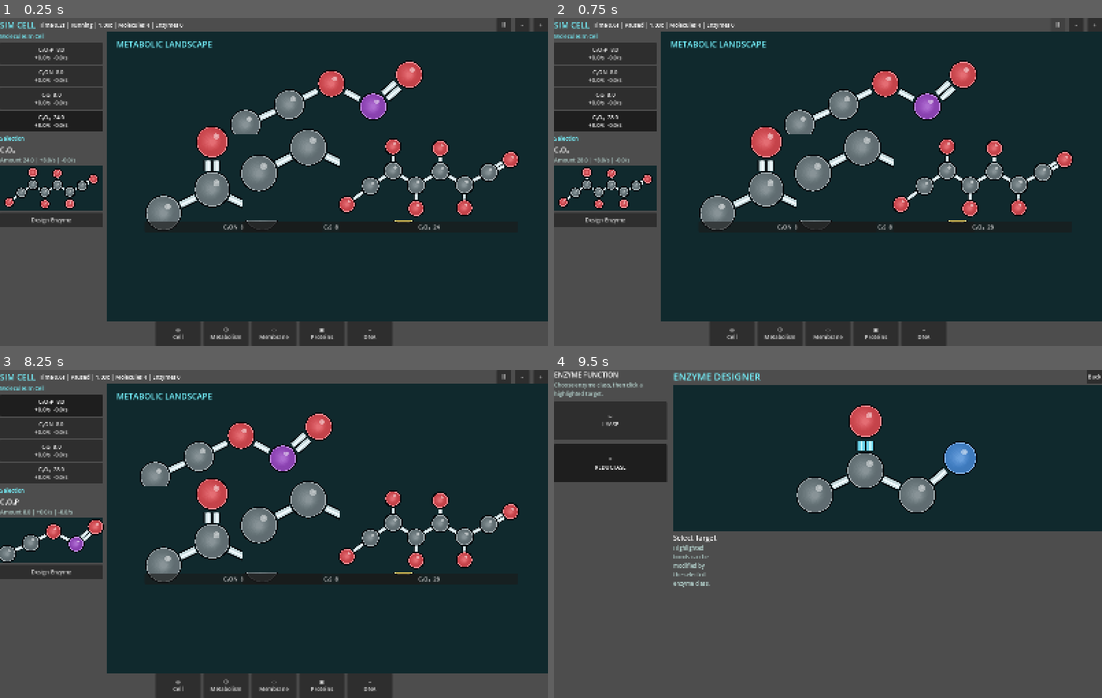
Above: before the commit, frames 1-4 (two rows, left to right).
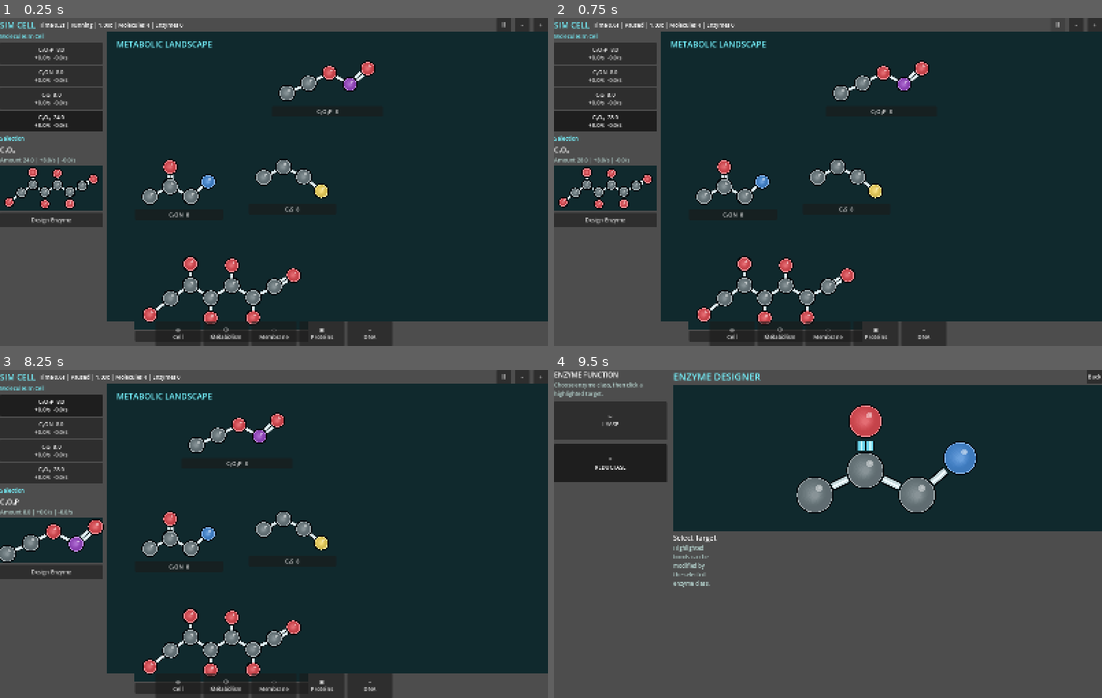
Above: after the commit, the same moments.

Repository: EliasEnglund/SimCell
Game: Godot game, scene res://scenes/main.tscn
Two runs of this game, one before a commit and one after it. Both use one fixed random seed, a clock stepped at 60 frames per second and the inputs below.
Inputs:
- Up to frame 1 (0.25 s): no input
- Up to frame 2 (0.75 s): click "Ⅱ" at 0.5 s
- Up to frame 3 (8.25 s): click "-" at 1.25 s; click "+" at 2 s; click "C₂O₂P 8.0 +0.0/s -0.0/s" at 2.75 s; click "✂ LYASE" at 3.5 s; click "= REDUCTASE" at 4.25 s; click "✂ LYASE" at 5 s; click "= REDUCTASE" at 5.75 s; click "✂ LYASE" at 6.5 s; click "= REDUCTASE" at 7.25 s; click "Back" at 8 s
- Up to frame 4 (9.5 s): click "C₃ON 8.0 +0.0/s -0.0/s" at 8.75 s

The runs differ from the first frame. In frame 1, 11% of the frame differs, in the area x 24-95%, y 12-99%; in frame 2, 11%; in frame 3, 11%; in frame 4, nothing differs.

Commit message:
Use fixed molecule scale in metabolism map

Diff:
--- a/scripts/ui/main.gd
+++ b/scripts/ui/main.gd
@@ -213,25 +213,59 @@
 	var ids := sim.present_molecule_ids()
 	var positions := {}
 	var map_width: float = maxf(760.0, map_layer.size.x)
+	var layout := _metabolism_layout(ids, map_width)
 	for i in ids.size():
 		var id := ids[i]
-		var x: float = map_width * 0.5 - 260.0
-		var y: float = 72.0
-		if i > 0:
-			var branch: int = i - 1
-			x = 110.0 + float(branch % 3) * 285.0
-			y = 300.0 + float(branch / 3) * 220.0
-		positions[id] = Vector2(x, y)
-		map_layer.add_child(_map_molecule_node(id, positions[id]))
+		var item: Dictionary = layout[id]
+		positions[id] = item["position"]
+		map_layer.add_child(_map_molecule_node(id, item["position"], item["size"]))
 	for reaction in sim.reactions:
 		map_layer.add_child(_reaction_node(reaction, positions))
 
-func _map_molecule_node(id: String, pos: Vector2) -> Control:
+func _metabolism_layout(ids: Array[String], map_width: float) -> Dictionary:
+	var result := {}
+	var fixed_zoom := 0.72
+	var gap := Vector2(74.0, 82.0)
+	var top_y := 72.0
+	var row_y := 360.0
+	var row_x := 82.0
+	var row_height := 0.0
+	for i in ids.size():
+		var id := ids[i]
+		var size := _molecule_canvas_size(sim.molecule_types[id], fixed_zoom)
+		var pos := Vector2(map_width * 0.5 - size.x * 0.5, top_y)
+		if i > 0:
+			if row_x + size.x > map_width - 60.0:
+				row_x = 82.0
+				row_y += row_height + gap.y
+				row_height = 0.0
+			pos = Vector2(row_x, row_y)
+			row_x += size.x + gap.x
+			row_height = maxf(row_height, size.y)
+		result[id] = {"position": pos, "size": size}
+	return result
+
+func _molecule_canvas_size(molecule: Dictionary, zoom: float) -> Vector2:
+	var atoms: Array = molecule.get("atoms", [])
+	if atoms.is_empty():
+		return Vector2(180, 140)
+	var min_pos := Vector2(INF, INF)
+	var max_pos := Vector2(-INF, -INF)
+	for atom in atoms:
+		var pos: Vector2 = atom.get("pos", Vector2.ZERO)
+		min_pos = min_pos.min(pos)
+		max_pos = max_pos.max(pos)
+	var graph_size := (max_pos - min_pos).max(Vector2(80.0, 80.0))
+	return graph_size * zoom + Vector2(88.0, 116.0)
+
+func _map_molecule_node(id: String, pos: Vector2, node_size: Vector2) -> Control:
 	var box := VBoxContainer.new()
 	box.position = pos
-	box.custom_minimum_size = Vector2(520, 300)
+	box.custom_minimum_size = node_size
 	var canvas = MoleculeCanvasScript.new()
-	canvas.custom_minimum_size = Vector2(520, 250)
+	canvas.custom_minimum_size = Vector2(node_size.x, maxf(90.0, node_size.y - 48.0))
+	canvas.scale_to_fit = false
+	canvas.fixed_zoom = 0.72
 	canvas.set_molecule(sim.molecule_types[id])
 	canvas.gui_input.connect(func(event: InputEvent):
 		if event is InputEventMouseButton and event.pressed and event.button_index == MOUSE_BUTTON_LEFT:
--- a/scripts/ui/molecule_canvas.gd
+++ b/scripts/ui/molecule_canvas.gd
@@ -8,6 +8,7 @@
 var interactive := false
 var selected_target := -1
 var scale_to_fit := true
+var fixed_zoom := 1.0
 
 func set_molecule(value: Dictionary) -> void:
 	molecule = value
@@ -143,7 +144,7 @@
 	var available := (size - Vector2(42, 42)).max(Vector2(24, 24))
 	var zoom = minf(available.x / graph_size.x, available.y / graph_size.y)
 	if not scale_to_fit:
-		zoom = 1.0
+		zoom = fixed_zoom
 	zoom = clampf(zoom, 0.12, 1.8)
 	var center_offset: Vector2 = size * 0.5 - (min_pos + graph_size * 0.5) * zoom
 	return Transform2D(0.0, Vector2(zoom, zoom), 0.0, center_offset)
